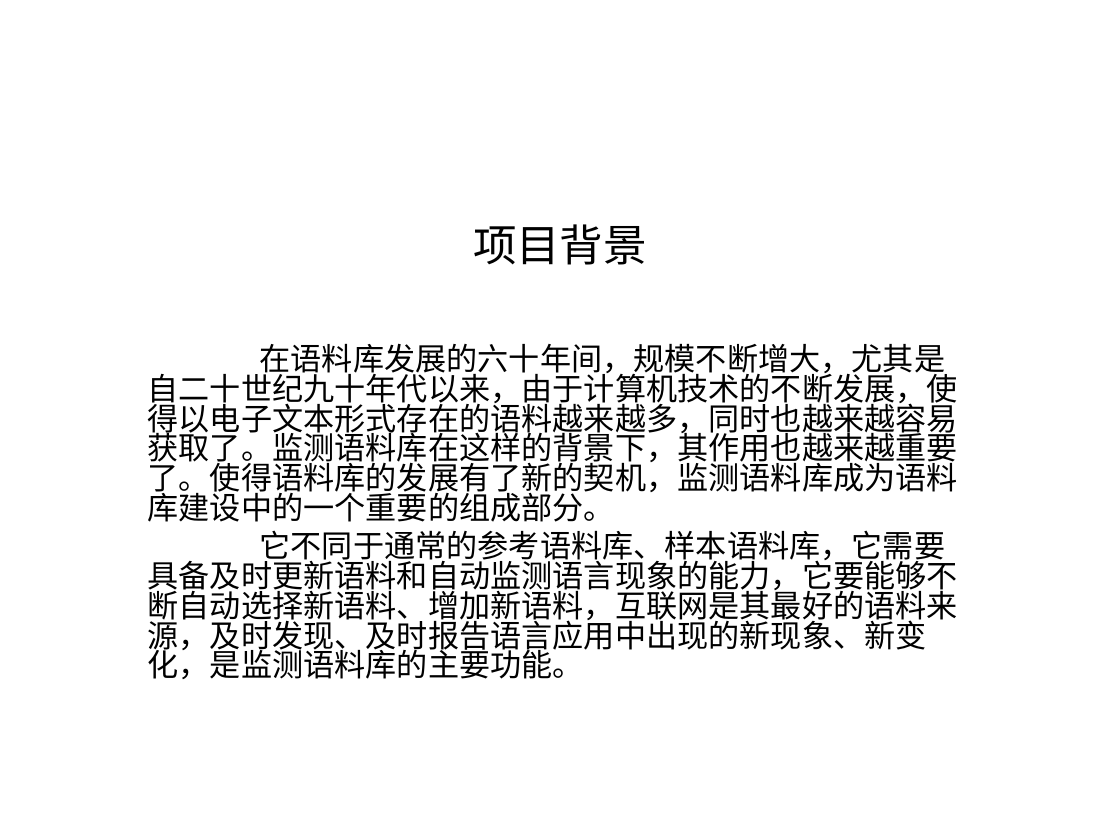
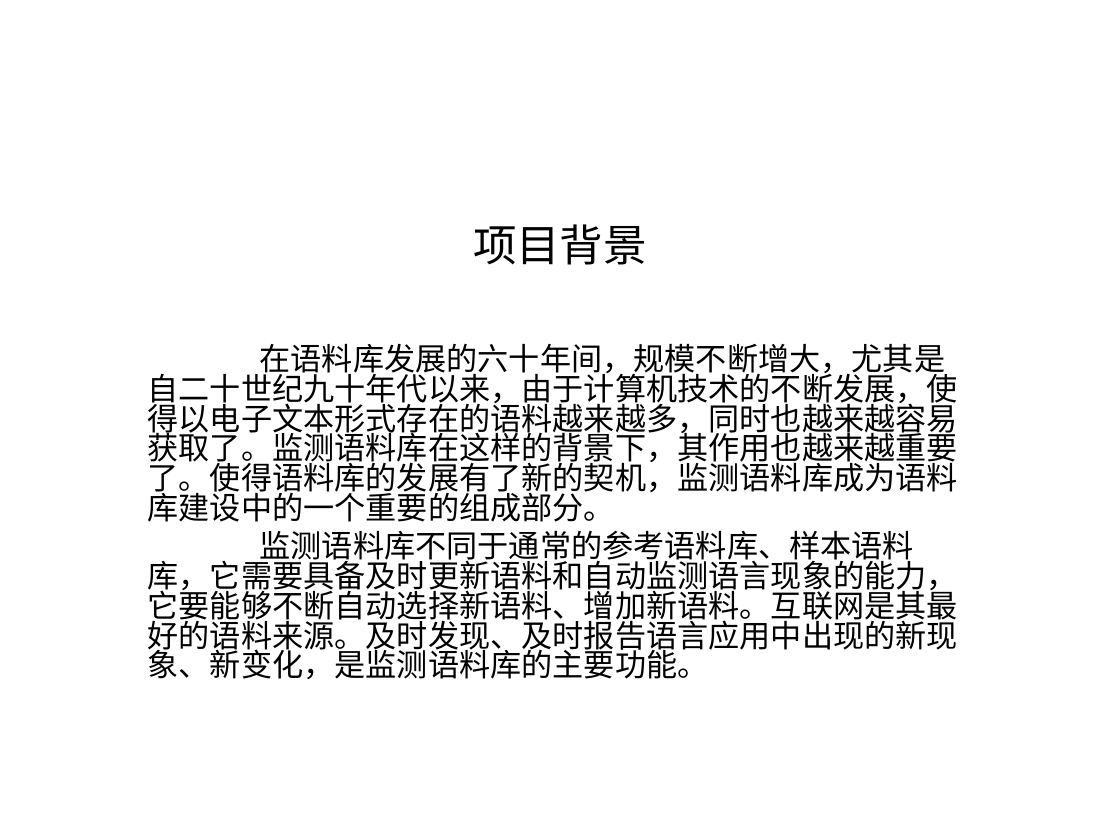
Before and after one commit to shqcandy/Report, a slide deck: slide 3 of 报告_v1.ppt. Drawn at 1120x840 pixels with LibreOffice and Linux fonts; fonts in the diff are those of the drawing; background and template pictures are left out. Boxes give left, top, right and bottom in pixels: in the first picture for what was removed or moved away, otherwise in the second. Text is boxed around its words. In the diff, an @@ line names an element or a change of style, - is before the commit and + after.

```diff
--- a/报告_v1.ppt
+++ b/报告_v1.ppt
@@ text at [148,530,958,679]: text changed @@
-它不同于通常的参考语料库、样本语料库，它需要具备及时更新语料和自动监测语言现象的能力，它要能够不断自动选择新语料、增加新语料，互联网是其最好的语料来源，及时发现、及时报告语言应用中出现的新现象、新变化，是监测语料库的主要功能。
+监测语料库不同于通常的参考语料库、样本语料库，它需要具备及时更新语料和自动监测语言现象的能力，它要能够不断自动选择新语料、增加新语料。互联网是其最好的语料来源。及时发现、及时报告语言应用中出现的新现象、新变化，是监测语料库的主要功能。
```
Also in this commit, not shown: 9 other slides changed, 10 slides added, 22 slides removed, 22 other files.
